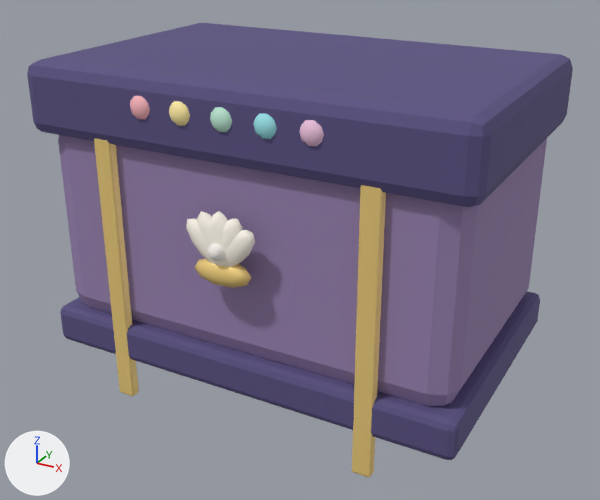
Renders of the glTF model assets/castle/pearl_kit/pearl_secret_chest.glb from each side of a commit.
Before and after are seen from a camera (50 mm lens) standing at (6.49, -11.95, 7.62) and looking at (0.09, -0.32, 1.81). The lights are fixed; the arrows at lower left show +X, +Y and +Z. The picture after the commit comes second. Vertices at exactly the same position are counted once.

In view in the first picture: 'pearl_secret_chest.001'.
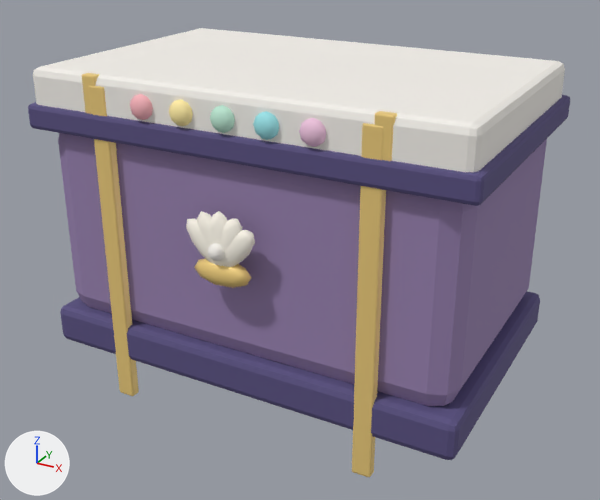
Changed parts and their boxes [x1, y1, x2, y2] in the pictures (600 x 500 px):
'pearl_secret_chest.001', reshaped: before [27, 23, 573, 477]; after [28, 28, 570, 477]
part 1 of me_cube_166, added: after [33, 28, 565, 172]
part 2 of me_cube_166, rebuilt: before [27, 23, 573, 207]; after [28, 95, 570, 206]
part 3 of me_cube_166, added: after [82, 73, 99, 114]
part 4 of me_cube_166, added (yellow): after [374, 111, 397, 161]

Edits to the bpy script that builds the scene:
```text
Change me_cube_166:
    used by ob_pearl_secret_chest_001; location = (0.0, 0.0, 2.35)
    remove me_cube_166.from_pydata(...)  # 840 vertices, 1608 faces; spans x -3.8..3.8, y -2.83..2.45, z -3.08..2.71
    add me_cube_166.from_pydata(...)  # 952 vertices, 1824 faces; spans x -3.8..3.8, y -2.83..2.45, z -3.08..2.62
    me_cube_166 part 1: the loose piece of 56 vertices spanning x -3.75..3.75, y -2.4..2.4, z -2.36..-1.68 is copied, and the copy is scaled about its middle by (0.983, 0.977, 1.06), then moved by (0.0, -0.04, 4.27), in mat_mrc_pearl (white #f5f1eb); it spans x -3.69..3.69, y -2.39..2.31, z 1.9..2.62
    me_cube_166 part 2: the loose piece of 56 vertices spanning x -3.8..3.8, y -2.45..2.45, z 1.51..2.71 is rebuilt with 56 vertices and now spans x -3.8..3.8, y -2.45..2.45, z 1.61..2.03
    me_cube_166 part 3: a new loose piece of 56 vertices spanning x -2.59..-2.31, y -2.4..-2.24, z 1.86..2.62, in mat_mrc_gold_001 (yellow #f6d481)
    me_cube_166 part 4: a new loose piece of 56 vertices spanning x 2.31..2.59, y -2.4..-2.24, z 1.86..2.62, in mat_mrc_gold_001 (yellow #f6d481)
    other edits to the shape of me_cube_166 do not show in these pictures
```
